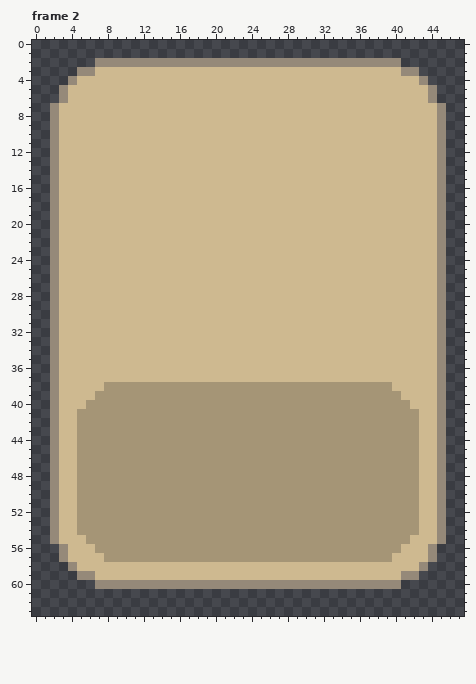
A pixel-art file gets an edit: image file/ui/deploy/deploy_cap.aseprite. The first picture shows the starting point.
48x64 pixels, 2 frames. Shown: frame 2. The commit also changed other frames, which this record leaves out.
After the commit:
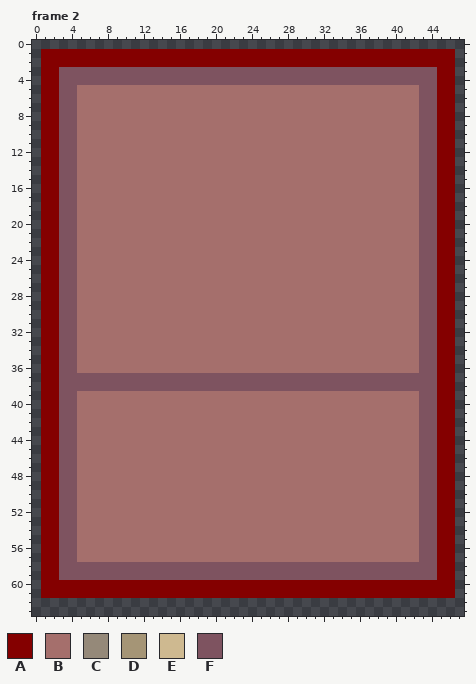
Palette (. is transparent): A #840000  B #a56f6c  C #958979  D #a59576  E #ceb990  F #7e5360
Difference:
layer "레이어 1" now hidden
layer "레이어 3" added
layer "레이어 2" now hidden
layer "레이어 4" added
Changed rows in their new state; - is an unchanged pixel.
Frame 2:
first column x 1:
 1 AAAAAAAAAAAAAAAAAAAAAAAAAAAAAAAAAAAAAAAAAAAAAA
 2 AAAAAAAAAAAAAAAAAAAAAAAAAAAAAAAAAAAAAAAAAAAAAA
 3 AAFFFFFFFFFFFFFFFFFFFFFFFFFFFFFFFFFFFFFFFFFFAA
 4 AAFFFFFFFFFFFFFFFFFFFFFFFFFFFFFFFFFFFFFFFFFFAA
 5 AAFFBBBBBBBBBBBBBBBBBBBBBBBBBBBBBBBBBBBBBBFFAA
 6 AAFFBBBBBBBBBBBBBBBBBBBBBBBBBBBBBBBBBBBBBBFFAA
 7 AAFFBBBBBBBBBBBBBBBBBBBBBBBBBBBBBBBBBBBBBBFFAA
 8 AAFFBBBBBBBBBBBBBBBBBBBBBBBBBBBBBBBBBBBBBBFFAA
 9 AAFFBBBBBBBBBBBBBBBBBBBBBBBBBBBBBBBBBBBBBBFFAA
10 AAFFBBBBBBBBBBBBBBBBBBBBBBBBBBBBBBBBBBBBBBFFAA
11 AAFFBBBBBBBBBBBBBBBBBBBBBBBBBBBBBBBBBBBBBBFFAA
12 AAFFBBBBBBBBBBBBBBBBBBBBBBBBBBBBBBBBBBBBBBFFAA
13 AAFFBBBBBBBBBBBBBBBBBBBBBBBBBBBBBBBBBBBBBBFFAA
14 AAFFBBBBBBBBBBBBBBBBBBBBBBBBBBBBBBBBBBBBBBFFAA
15 AAFFBBBBBBBBBBBBBBBBBBBBBBBBBBBBBBBBBBBBBBFFAA
16 AAFFBBBBBBBBBBBBBBBBBBBBBBBBBBBBBBBBBBBBBBFFAA
17 AAFFBBBBBBBBBBBBBBBBBBBBBBBBBBBBBBBBBBBBBBFFAA
18 AAFFBBBBBBBBBBBBBBBBBBBBBBBBBBBBBBBBBBBBBBFFAA
19 AAFFBBBBBBBBBBBBBBBBBBBBBBBBBBBBBBBBBBBBBBFFAA
20 AAFFBBBBBBBBBBBBBBBBBBBBBBBBBBBBBBBBBBBBBBFFAA
21 AAFFBBBBBBBBBBBBBBBBBBBBBBBBBBBBBBBBBBBBBBFFAA
22 AAFFBBBBBBBBBBBBBBBBBBBBBBBBBBBBBBBBBBBBBBFFAA
23 AAFFBBBBBBBBBBBBBBBBBBBBBBBBBBBBBBBBBBBBBBFFAA
24 AAFFBBBBBBBBBBBBBBBBBBBBBBBBBBBBBBBBBBBBBBFFAA
25 AAFFBBBBBBBBBBBBBBBBBBBBBBBBBBBBBBBBBBBBBBFFAA
26 AAFFBBBBBBBBBBBBBBBBBBBBBBBBBBBBBBBBBBBBBBFFAA
27 AAFFBBBBBBBBBBBBBBBBBBBBBBBBBBBBBBBBBBBBBBFFAA
28 AAFFBBBBBBBBBBBBBBBBBBBBBBBBBBBBBBBBBBBBBBFFAA
29 AAFFBBBBBBBBBBBBBBBBBBBBBBBBBBBBBBBBBBBBBBFFAA
30 AAFFBBBBBBBBBBBBBBBBBBBBBBBBBBBBBBBBBBBBBBFFAA
31 AAFFBBBBBBBBBBBBBBBBBBBBBBBBBBBBBBBBBBBBBBFFAA
32 AAFFBBBBBBBBBBBBBBBBBBBBBBBBBBBBBBBBBBBBBBFFAA
33 AAFFBBBBBBBBBBBBBBBBBBBBBBBBBBBBBBBBBBBBBBFFAA
34 AAFFBBBBBBBBBBBBBBBBBBBBBBBBBBBBBBBBBBBBBBFFAA
35 AAFFBBBBBBBBBBBBBBBBBBBBBBBBBBBBBBBBBBBBBBFFAA
36 AAFFBBBBBBBBBBBBBBBBBBBBBBBBBBBBBBBBBBBBBBFFAA
37 AAFFFFFFFFFFFFFFFFFFFFFFFFFFFFFFFFFFFFFFFFFFAA
38 AAFFFFFFFFFFFFFFFFFFFFFFFFFFFFFFFFFFFFFFFFFFAA
39 AAFFBBBBBBBBBBBBBBBBBBBBBBBBBBBBBBBBBBBBBBFFAA
40 AAFFBBBBBBBBBBBBBBBBBBBBBBBBBBBBBBBBBBBBBBFFAA
41 AAFFBBBBBBBBBBBBBBBBBBBBBBBBBBBBBBBBBBBBBBFFAA
42 AAFFBBBBBBBBBBBBBBBBBBBBBBBBBBBBBBBBBBBBBBFFAA
43 AAFFBBBBBBBBBBBBBBBBBBBBBBBBBBBBBBBBBBBBBBFFAA
44 AAFFBBBBBBBBBBBBBBBBBBBBBBBBBBBBBBBBBBBBBBFFAA
45 AAFFBBBBBBBBBBBBBBBBBBBBBBBBBBBBBBBBBBBBBBFFAA
46 AAFFBBBBBBBBBBBBBBBBBBBBBBBBBBBBBBBBBBBBBBFFAA
47 AAFFBBBBBBBBBBBBBBBBBBBBBBBBBBBBBBBBBBBBBBFFAA
48 AAFFBBBBBBBBBBBBBBBBBBBBBBBBBBBBBBBBBBBBBBFFAA
49 AAFFBBBBBBBBBBBBBBBBBBBBBBBBBBBBBBBBBBBBBBFFAA
50 AAFFBBBBBBBBBBBBBBBBBBBBBBBBBBBBBBBBBBBBBBFFAA
51 AAFFBBBBBBBBBBBBBBBBBBBBBBBBBBBBBBBBBBBBBBFFAA
52 AAFFBBBBBBBBBBBBBBBBBBBBBBBBBBBBBBBBBBBBBBFFAA
53 AAFFBBBBBBBBBBBBBBBBBBBBBBBBBBBBBBBBBBBBBBFFAA
54 AAFFBBBBBBBBBBBBBBBBBBBBBBBBBBBBBBBBBBBBBBFFAA
55 AAFFBBBBBBBBBBBBBBBBBBBBBBBBBBBBBBBBBBBBBBFFAA
56 AAFFBBBBBBBBBBBBBBBBBBBBBBBBBBBBBBBBBBBBBBFFAA
57 AAFFBBBBBBBBBBBBBBBBBBBBBBBBBBBBBBBBBBBBBBFFAA
58 AAFFFFFFFFFFFFFFFFFFFFFFFFFFFFFFFFFFFFFFFFFFAA
59 AAFFFFFFFFFFFFFFFFFFFFFFFFFFFFFFFFFFFFFFFFFFAA
60 AAAAAAAAAAAAAAAAAAAAAAAAAAAAAAAAAAAAAAAAAAAAAA
61 AAAAAAAAAAAAAAAAAAAAAAAAAAAAAAAAAAAAAAAAAAAAAA
Changed places in both pictures, as pixel boxes (x1, y1, x2, y2):
changed: (41, 49, 455, 598)
